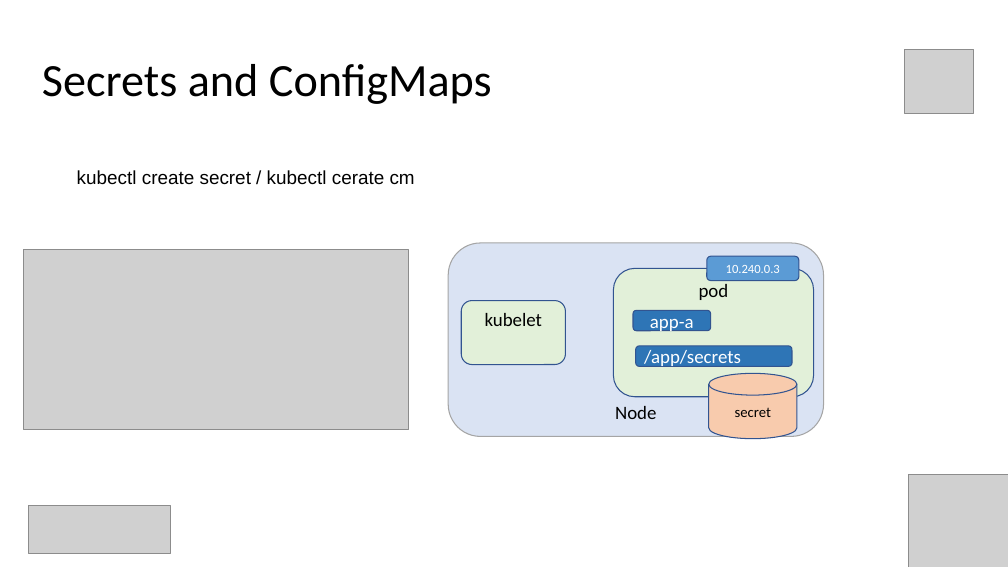
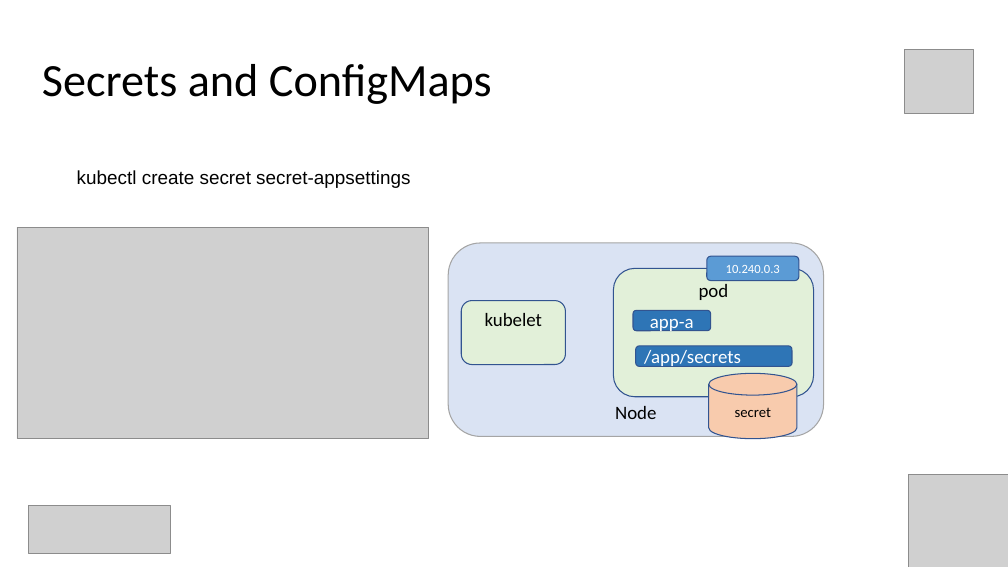
Before and after one commit to Infrastructure-AsCode/aks-101, a slide deck: slide 49 of slides/k8s-101.pptx (slide 56 before the commit). Drawn at 1008x567 pixels with LibreOffice and Linux fonts; fonts in the diff are those of the drawing; grey boxes stand for pictures. Boxes give left, top, right and bottom in pixels: in the first picture for what was removed or moved away, otherwise in the second. Text is boxed around its words. In the diff, an @@ line names an element or a change of style, - is before the commit and + after.

```diff
--- a/slides/k8s-101.pptx
+++ b/slides/k8s-101.pptx
@@ text at [77, 170, 410, 188]: text changed @@
-kubectl create secret / kubectl cerate cm
+kubectl create secret secret-appsettings
@@ picture: place and size @@
-picture at [23, 250, 409, 430]
+picture at [17, 227, 429, 439]
```
Also in this commit, not shown: 11 other slides changed, 1 slide added, 7 slides removed, 2 other files.
